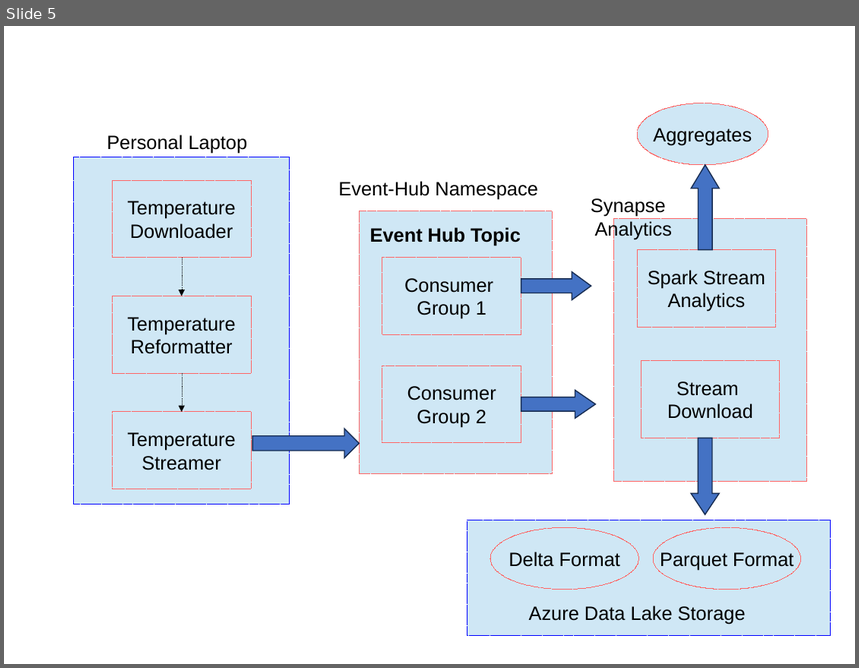
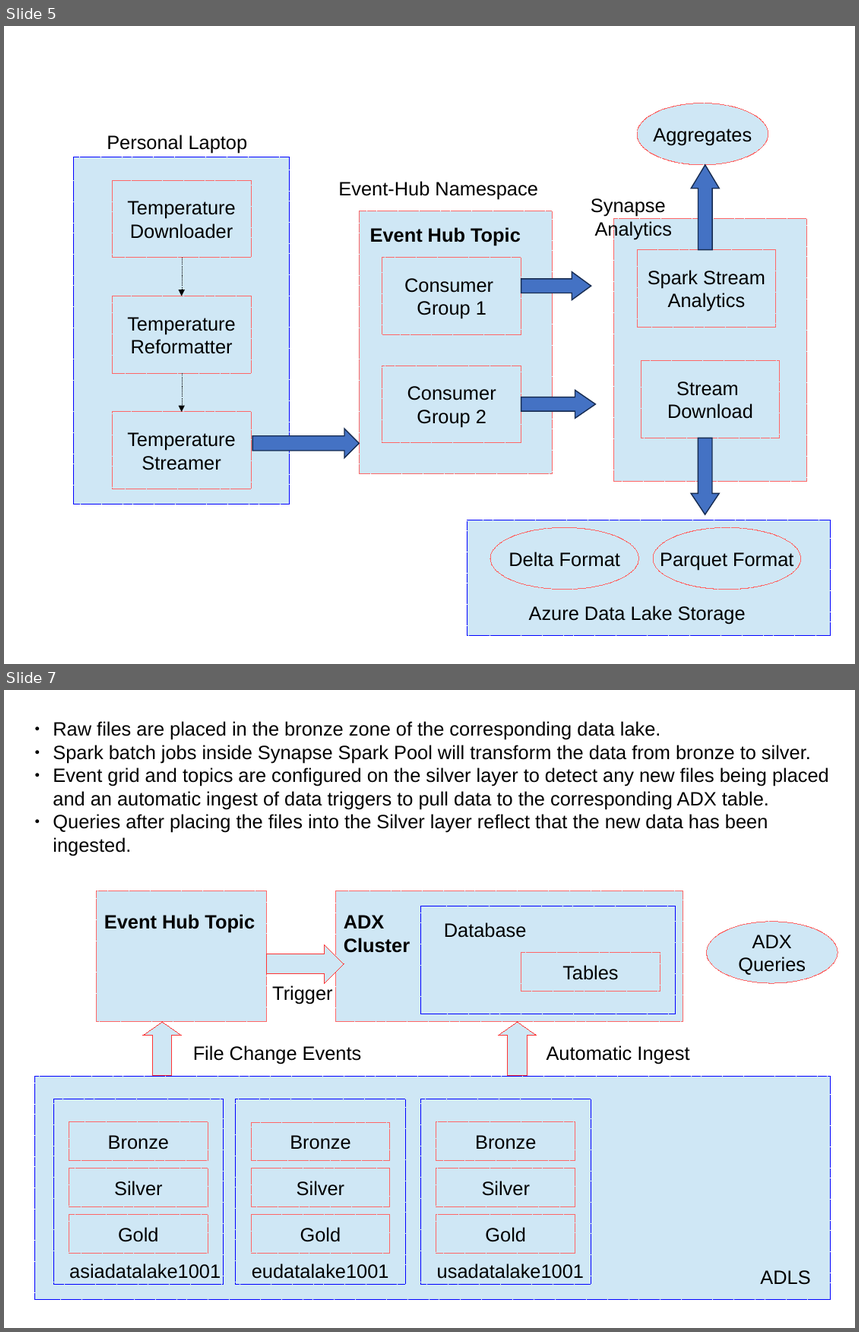
Before and after one commit to SowmyaVenky/AzureSynapseExperiments, a slide deck: Synapse_Setup.odp. Shown one above the other, each under a label of ours: slide 5 before the commit, slides 5 and 7 after it; the slides between them are not shown. The pictures are 859x668 and 859x1332 pixels, drawn with LibreOffice and Linux fonts; fonts in the diff are those of the drawing. Boxes give left, top, right and bottom in pixels: in the first picture for what was removed or moved away, otherwise in the second. Text is boxed around its words. In the diff, an @@ line names an element or a change of style, - is before the commit and + after.

Commit message:
Added ADLS image

```diff
--- a/Synapse_Setup.odp
+++ b/Synapse_Setup.odp
@@ slide 7 added at (4, 690, 855, 1328), background #FFFFFF @@
@@ text added at (53, 721, 829, 856), 18 pt, text #000000 @@
+● Raw files are placed in the bronze zone of the corresponding data lake.
+● Spark batch jobs inside Synapse Spark Pool will transform the data from bronze to silver.
+● Event grid and topics are configured on the silver layer to detect any new files being placed and an automatic ingest of data triggers to pull data to the corresponding ADX table.
+● Queries after placing the files into the Silver layer reflect that the new data has been ingested.
@@ freeform shape added at (97, 891, 267, 1022), fill #CFE7F5, outline #FF6666 0 pt @@
@@ freeform shape added at (336, 891, 683, 1022), fill #CFE7F5, outline #FF6666 0 pt @@
@@ text added at (104, 914, 255, 933), 18 pt, text #000000, bold @@
+Event Hub Topic
@@ text added at (344, 915, 410, 953), 18 pt, text #000000, bold @@
+ADX
+Cluster
@@ freeform shape added at (421, 907, 676, 1015), fill #CFE7F5, outline #0000FF 0 pt @@
@@ text added at (444, 923, 527, 938), 18 pt, text #000000 @@
+Database
@@ freeform shape added at (707, 922, 838, 983), fill #CFE7F5, outline #FF6666 0 pt, 18 pt, text #000000 @@
+ADX
+Queries
@@ right arrow added at (267, 945, 344, 983), fill #CFE7F5, outline #FF3333 0 pt @@
@@ freeform shape added at (522, 953, 661, 991), fill #CFE7F5, outline #FF6666 0 pt, 18 pt, text #000000 @@
+Tables
@@ text added at (272, 986, 332, 1005), 18 pt, text #000000 @@
+Trigger
@@ up arrow added at (143, 1022, 182, 1076), fill #CFE7F5, outline #FF3333 0 pt @@
@@ up arrow added at (498, 1022, 537, 1076), fill #CFE7F5, outline #FF3333 0 pt @@
@@ text added at (193, 1046, 362, 1065), 18 pt, text #000000 @@
+File Change Events
@@ text added at (547, 1046, 690, 1065), 18 pt, text #000000 @@
+Automatic Ingest
@@ freeform shape added at (35, 1076, 830, 1300), fill #CFE7F5, outline #0000FF 0 pt @@
@@ freeform shape added at (53, 1100, 224, 1285), fill #CFE7F5, outline #0000FF 0 pt @@
@@ freeform shape added at (236, 1100, 405, 1285), fill #CFE7F5, outline #0000FF 0 pt @@
@@ freeform shape added at (421, 1100, 591, 1285), fill #CFE7F5, outline #0000FF 0 pt @@
@@ freeform shape added at (69, 1122, 208, 1161), fill #CFE7F5, outline #FF6666 0 pt, 18 pt, text #000000 @@
+Bronze
@@ freeform shape added at (251, 1122, 390, 1161), fill #CFE7F5, outline #FF6666 0 pt, 18 pt, text #000000 @@
+Bronze
@@ freeform shape added at (436, 1122, 576, 1161), fill #CFE7F5, outline #FF6666 0 pt, 18 pt, text #000000 @@
+Bronze
@@ freeform shape added at (69, 1169, 208, 1208), fill #CFE7F5, outline #FF6666 0 pt, 18 pt, text #000000 @@
+Silver
@@ freeform shape added at (251, 1169, 390, 1208), fill #CFE7F5, outline #FF6666 0 pt, 18 pt, text #000000 @@
+Silver
@@ freeform shape added at (436, 1169, 576, 1208), fill #CFE7F5, outline #FF6666 0 pt, 18 pt, text #000000 @@
+Silver
@@ freeform shape added at (69, 1215, 208, 1254), fill #CFE7F5, outline #FF6666 0 pt, 18 pt, text #000000 @@
+Gold
@@ freeform shape added at (251, 1215, 390, 1254), fill #CFE7F5, outline #FF6666 0 pt, 18 pt, text #000000 @@
+Gold
@@ freeform shape added at (436, 1215, 576, 1254), fill #CFE7F5, outline #FF6666 0 pt, 18 pt, text #000000 @@
+Gold
@@ text added at (69, 1264, 221, 1279), 18 pt, text #000000 @@
+asiadatalake1001
@@ text added at (252, 1264, 389, 1279), 18 pt, text #000000 @@
+eudatalake1001
@@ text added at (437, 1264, 584, 1279), 18 pt, text #000000 @@
+usadatalake1001
@@ text added at (760, 1271, 810, 1285), 18 pt, text #000000 @@
+ADLS
```
Also in this commit, not shown: 1 slide changed, 2 other files.
